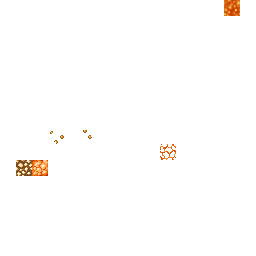
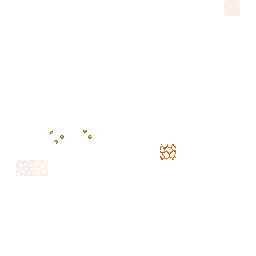
The second w=256, h=256 image is a revision of the first. Changes to its layers:
painted on "blocks", masked it over [16, 0, 240, 176]
